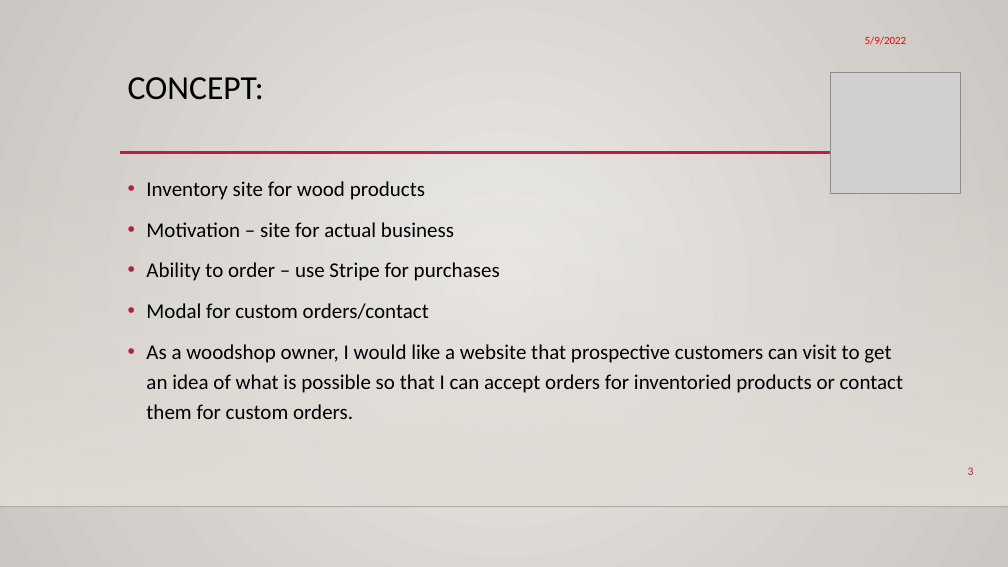
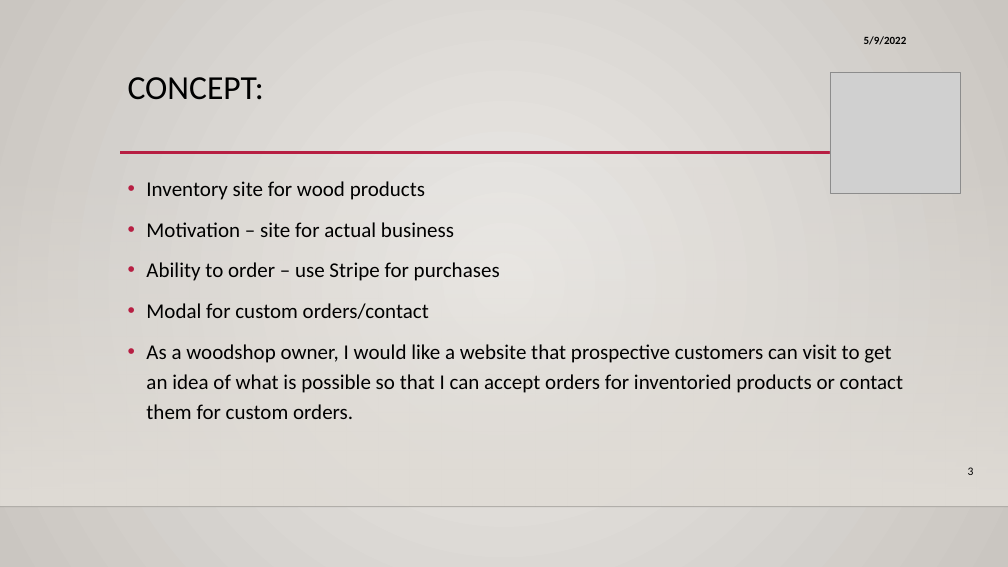
Before and after one commit to doctordutch/baddog, a slide deck: slide 3 of BDW presentation.pptx. Drawn at 1008x567 pixels with LibreOffice and Linux fonts; fonts in the diff are those of the drawing; grey boxes stand for pictures; background and template pictures are left out. Boxes give left, top, right and bottom in pixels: in the first picture for what was removed or moved away, otherwise in the second. Text is boxed around its words. In the diff, an @@ line names an element or a change of style, - is before the commit and + after.

```diff
--- a/BDW presentation.pptx
+++ b/BDW presentation.pptx
@@ text "5/9/2022" at [864, 36, 907, 45]: text colour #FF0000 to #000000, bold on @@
@@ page number at [968, 467, 974, 475]: text colour #B71E42 to #000000 @@
```
Also in this commit, not shown: 5 other slides changed, 16 other files.
